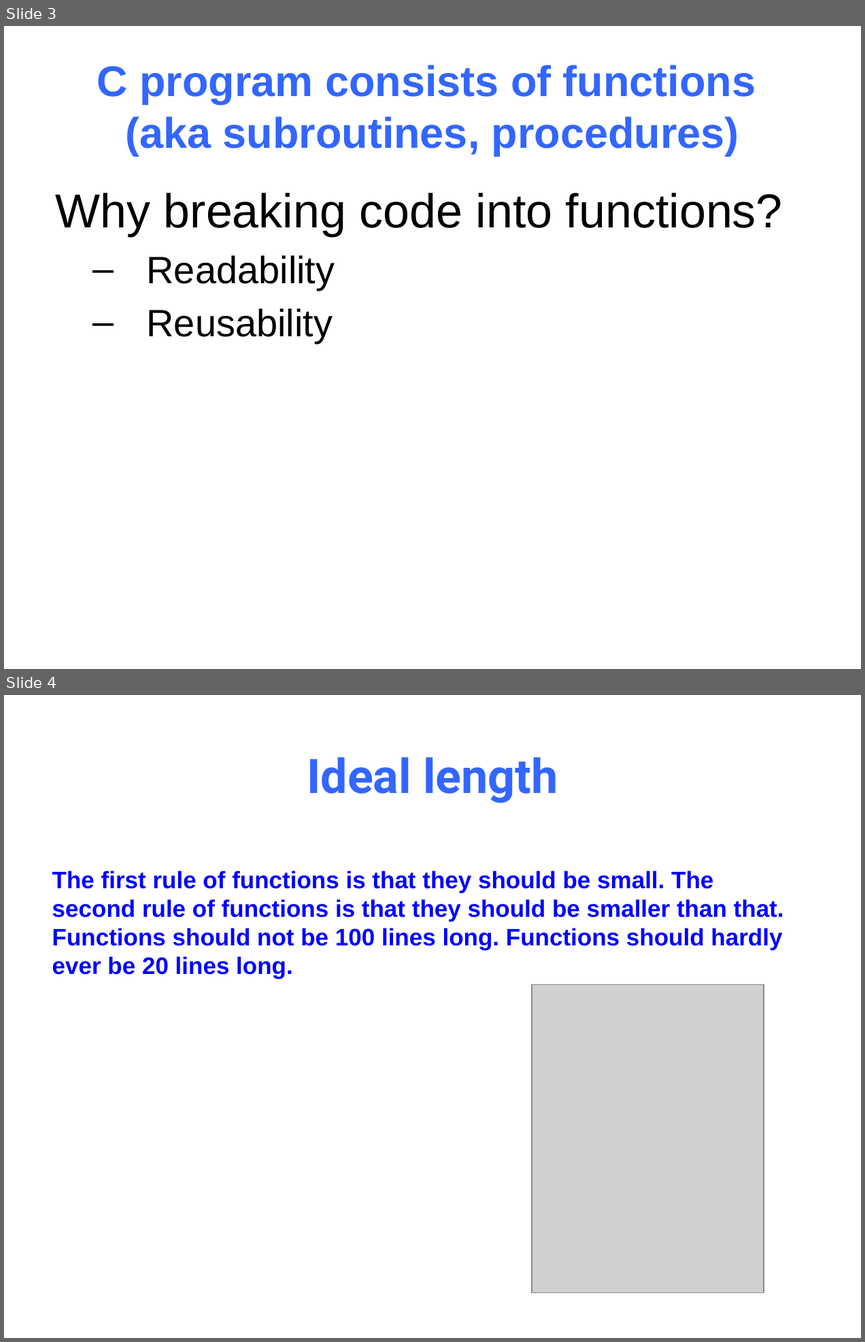
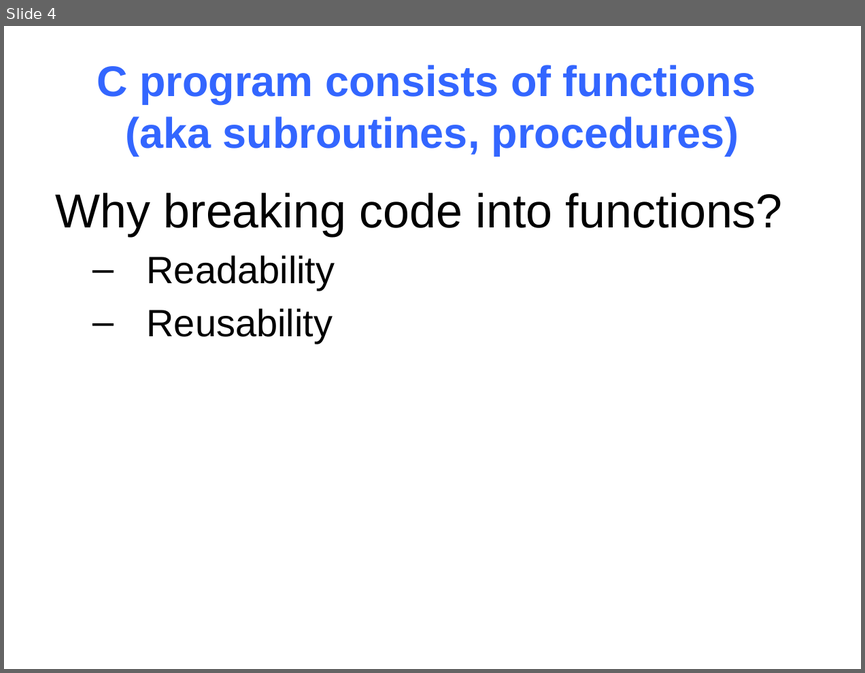
Before and after one commit to NYU-CSO/nyu-cso.github.io, a slide deck: notes/05-pointer_array.pptx. Shown one above the other, each under a label of ours: slides 3 and 4 before the commit, slide 4 after it. The pictures are 865x1342 and 865x673 pixels, drawn with LibreOffice and Linux fonts; fonts in the diff are those of the drawing; grey boxes stand for pictures. Boxes give left, top, right and bottom in pixels: in the first picture for what was removed or moved away, otherwise in the second. Text is boxed around its words. In the diff, an @@ line names an element or a change of style, - is before the commit and + after.

```diff
--- a/notes/05-pointer_array.pptx
+++ b/notes/05-pointer_array.pptx
@@ slide 4 removed at [4, 695, 861, 1338], background #FFFFFF @@
@@ title removed at [307, 757, 558, 803] @@
-Ideal length
@@ text removed at [52, 870, 784, 979] @@
-The first rule of functions is that they should be small. The second rule of functions is that they should be smaller than that. Functions should not be 100 lines long. Functions should hardly ever be 20 lines long.
@@ picture removed at [532, 985, 764, 1293] @@
@@ what was slide 3 is now slide 4 @@
```
Also in this commit, not shown: 2 slides changed, 1 slide added, 3 other slides removed, 1 other file.
